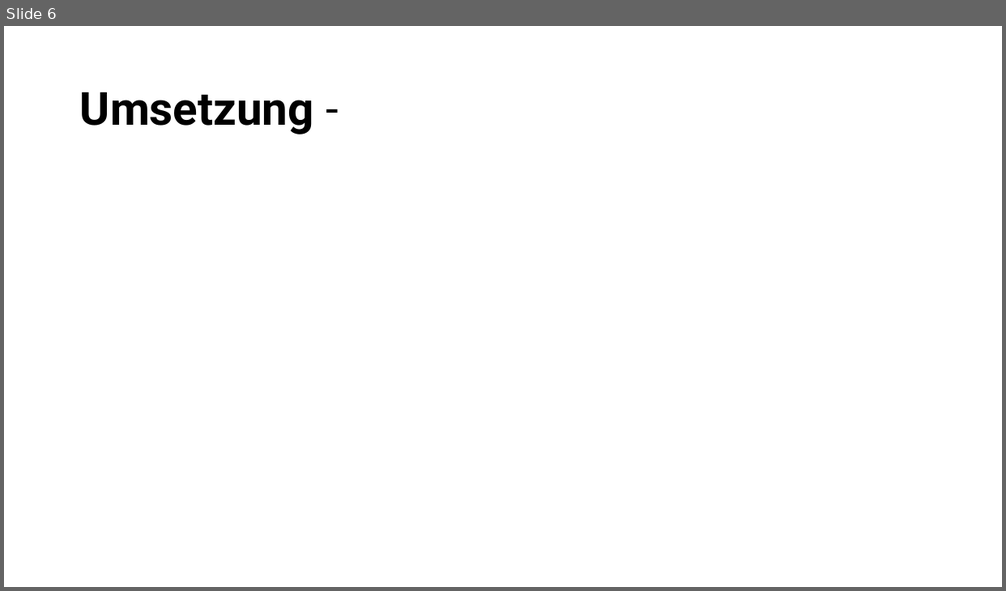
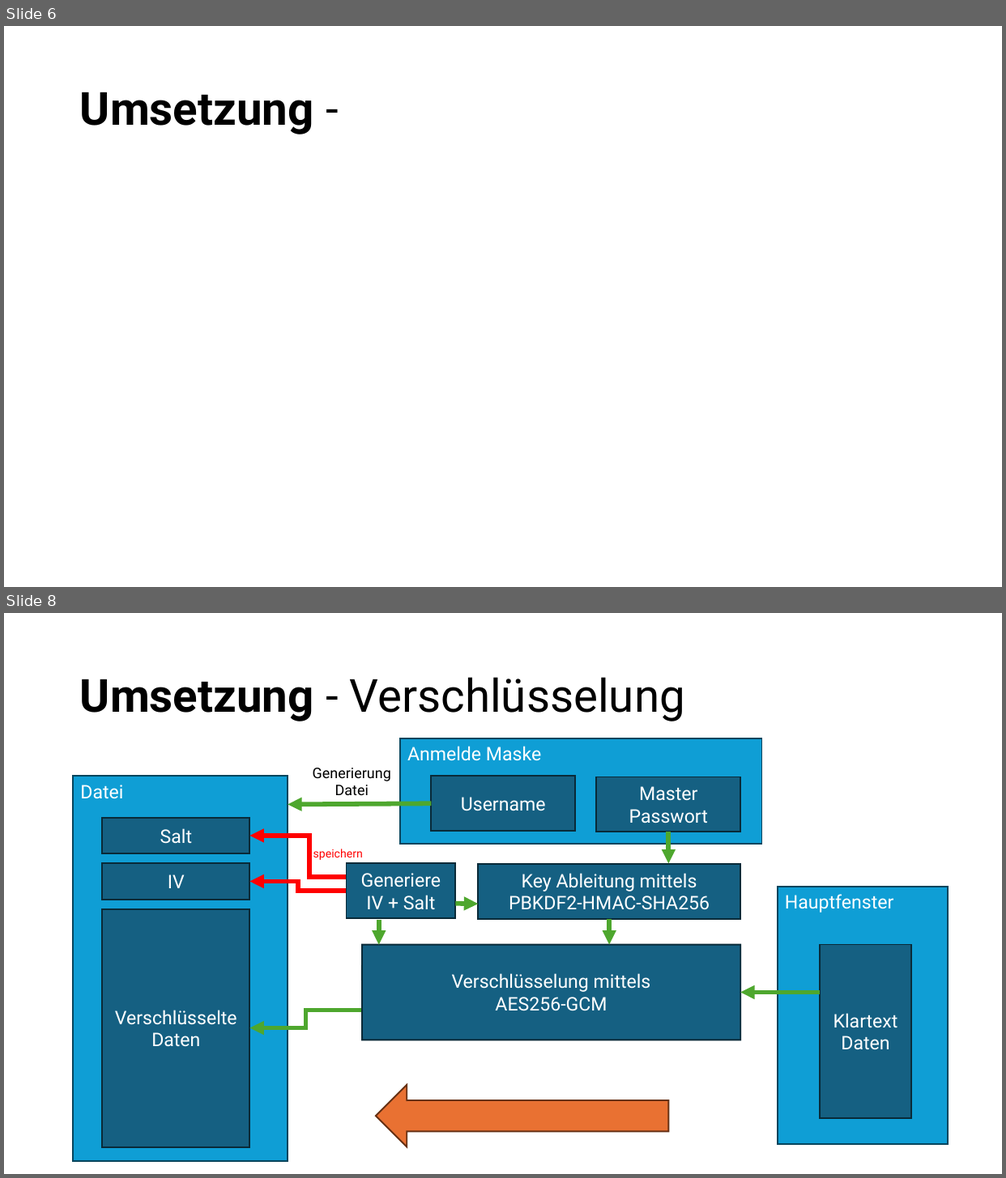
Before and after one commit to NykyTV/PasswortManager, a slide deck: pp/Presentation.pptx. Shown one above the other, each under a label of ours: slide 6 before the commit, slides 6 and 8 after it; the slides between them are not shown. The pictures are 1006x591 and 1006x1178 pixels, drawn with LibreOffice and Linux fonts; fonts in the diff are those of the drawing. Boxes give left, top, right and bottom in pixels: in the first picture for what was removed or moved away, otherwise in the second. Text is boxed around its words. In the diff, an @@ line names an element or a change of style, - is before the commit and + after.

```diff
--- a/pp/Presentation.pptx
+++ b/pp/Presentation.pptx
@@ slide 8 added at box(4, 613, 1002, 1174), background #FFFFFF @@
@@ title added at box(80, 677, 685, 722), 44 pt, text #000000 @@
+Umsetzung - Verschlüsselung
@@ rectangle added at box(400, 739, 761, 845), fill #0F9ED5, outline #07455D 1.5 pt, 18 pt, text #FFFFFF @@
+Anmelde Maske
@@ rectangle added at box(73, 776, 288, 1161), fill #0F9ED5, outline #07455D 1.5 pt, 18 pt, text #FFFFFF @@
+Datei
@@ text added at box(313, 768, 391, 795), 14 pt, text #000000 @@
+Generierung
+Datei
@@ rectangle added at box(432, 776, 575, 831), fill #156082, outline #092A39 1.5 pt, 18 pt, text #FFFFFF @@
+Username
@@ rectangle added at box(597, 777, 740, 832), fill #156082, outline #092A39 1.5 pt, 18 pt, text #FFFFFF @@
+Master
+Passwort
@@ arrow added from (432, 804) to (288, 805), #4EA72E 4.5 pt @@
@@ rectangle added at box(102, 818, 249, 854), fill #156082, outline #092A39 1.5 pt, 18 pt, text #FFFFFF @@
+Salt
@@ elbow arrow added from (347, 877) to (249, 836), #FF0000 4.5 pt @@
@@ text added at box(313, 849, 363, 860), 11 pt, text #FF0000 @@
+speichern
@@ arrow added from (669, 833) to (669, 864), #4EA72E 4.5 pt @@
@@ rectangle added at box(102, 864, 249, 900), fill #156082, outline #092A39 1.5 pt, 18 pt, text #FFFFFF @@
+IV
@@ rectangle added at box(346, 864, 455, 919), fill #156082, outline #092A39 1.5 pt, 18 pt, text #FFFFFF @@
+Generiere
+IV + Salt
@@ rectangle added at box(478, 864, 740, 919), fill #156082, outline #092A39 1.5 pt, 18 pt, text #FFFFFF @@
+Key Ableitung mittels
+PBKDF2-HMAC-SHA256
@@ elbow arrow added from (346, 892) to (249, 882), #FF0000 4.5 pt @@
@@ arrow added from (455, 904) to (478, 905), #4EA72E 4.5 pt @@
@@ rectangle added at box(778, 887, 948, 1144), fill #0F9ED5, outline #07455D 1.5 pt, 18 pt, text #FFFFFF @@
+Hauptfenster
@@ rectangle added at box(102, 909, 249, 1148), fill #156082, outline #092A39 1.5 pt, 18 pt, text #FFFFFF @@
+Verschlüsselte
+Daten
@@ arrow added from (379, 920) to (379, 944), #4EA72E 4.5 pt @@
@@ arrow added from (610, 919) to (610, 944), #4EA72E 4.5 pt @@
@@ freeform shape added at box(362, 944, 740, 1041), fill #156082, outline #092A39 1.5 pt, 18 pt, text #FFFFFF @@
+Verschlüsselung mittels
+AES256-GCM
@@ rectangle added at box(820, 944, 911, 1118), fill #156082, outline #092A39 1.5 pt, 18 pt, text #FFFFFF @@
+Klartext
+Daten
@@ arrow added from (820, 993) to (740, 993), #4EA72E 4.5 pt @@
@@ elbow arrow added from (362, 1011) to (249, 1029), #4EA72E 4.5 pt @@
@@ left arrow added at box(376, 1085, 669, 1148), fill #E97132, outline #663216 1.5 pt @@
```
Also in this commit, not shown: 2 slides changed, 2 other slides added, 1 slide removed.
